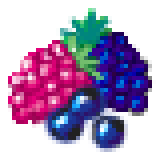
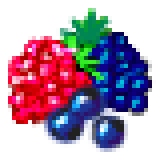
Two versions of the same layered image (160px x 160px). Layer-by-layer changes:
painted on "Слой 1" over [8, 36, 80, 108]
